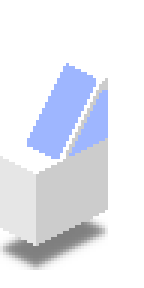
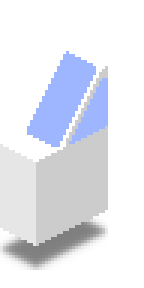
Layer changes from the first 144px x 288px image to the second:
painted on "Beam dark" over [66, 66, 108, 156]
painted on "Beam" over [57, 66, 102, 162]
painted on "Cover" over [3, 132, 57, 174]
painted on "Glass" over [27, 51, 108, 162]
painted on "Roof" over [69, 54, 105, 81]
painted on "Side" over [36, 126, 108, 174]
painted on "Front" over [0, 144, 36, 174]
